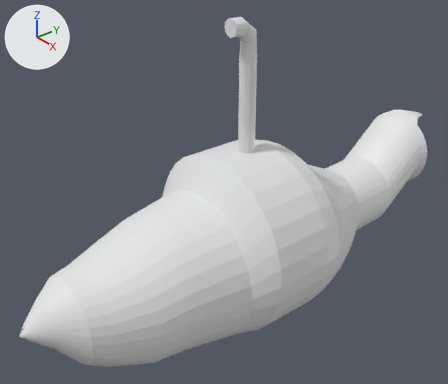
An edit to the Blender file Yellow_Submarine.blend, drawn before and after from the same camera.
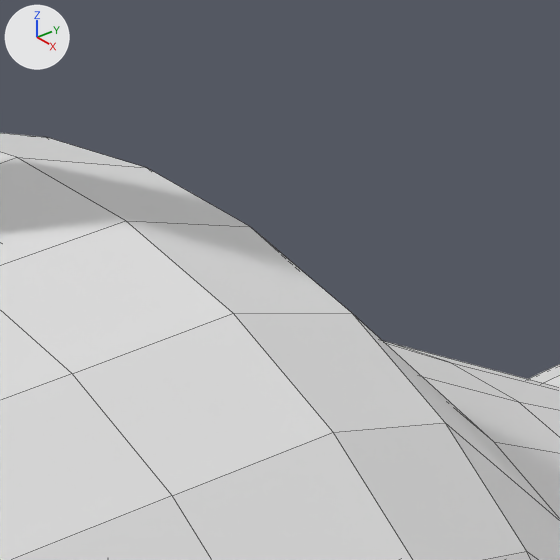
There are two pictures of each version: one whole from a 50 mm lens placed at (9.78, -8.95, 6.22), pointed at (-0.75, -0.28, -0.9), one close up on the part from 59% to 73% of the width and 32% to 49% of the height. Every picture has the same lights, and +X, +Y and +Z are marked at upper left. The close-ups show mesh edges as thin lines.

The first close-up shows 'Periscope'.
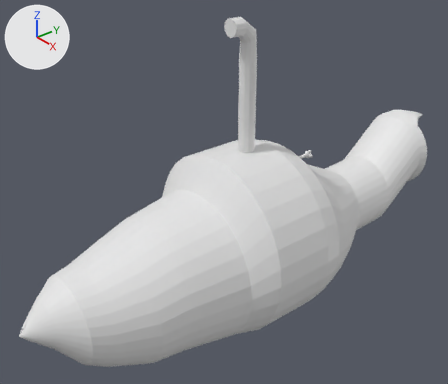
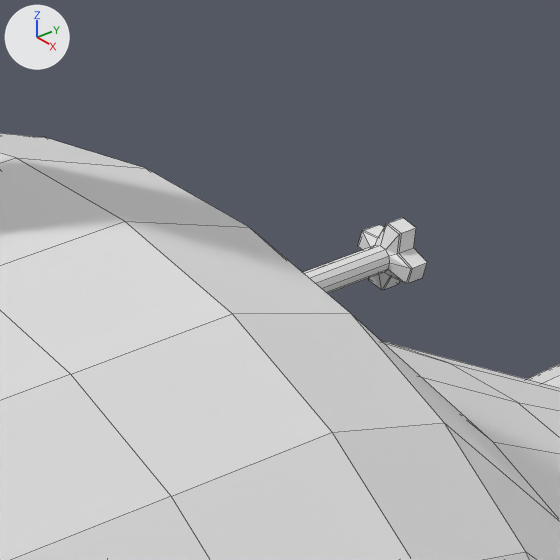
The newer file is also turned or shifted as a whole; pictures and numbers use the older file's frame.

Pixel boxes (x1, y1, x2, y2) of what changed, in the close-ups (560 x 560 px):
```json
{"part": 1, "of": "me_circle", "change": "added", "after": [303, 218, 427, 294]}
```

Edits to the scene script, one JSON object a line:
```json
{"block": "me_circle", "where": "# used by ob_periscope; location = (-0.025, -0.222, -1.738); rotation_euler = (1.571, 0.0, 0.0), in degrees (90, 0, 0); scale = (-2.22, -2.22, -2.22)"}
{"op": "remove", "block": "me_circle", "code": "me_circle.from_pydata(...)  # 1030 vertices, 972 faces; spans x -1.0..1.0, y -2.37..1.0, z -2.62..3.06"}
{"op": "add", "block": "me_circle", "code": "me_circle.from_pydata(...)  # 1122 vertices, 1052 faces; spans x -1.0..1.66, y -2.37..1.0, z -2.62..3.06"}
{"block": "me_circle", "change": "me_circle part 1: a new loose piece of 84 vertices spanning x 1.53..1.66, y 0.31..0.45, z 2.38..2.75"}
```
